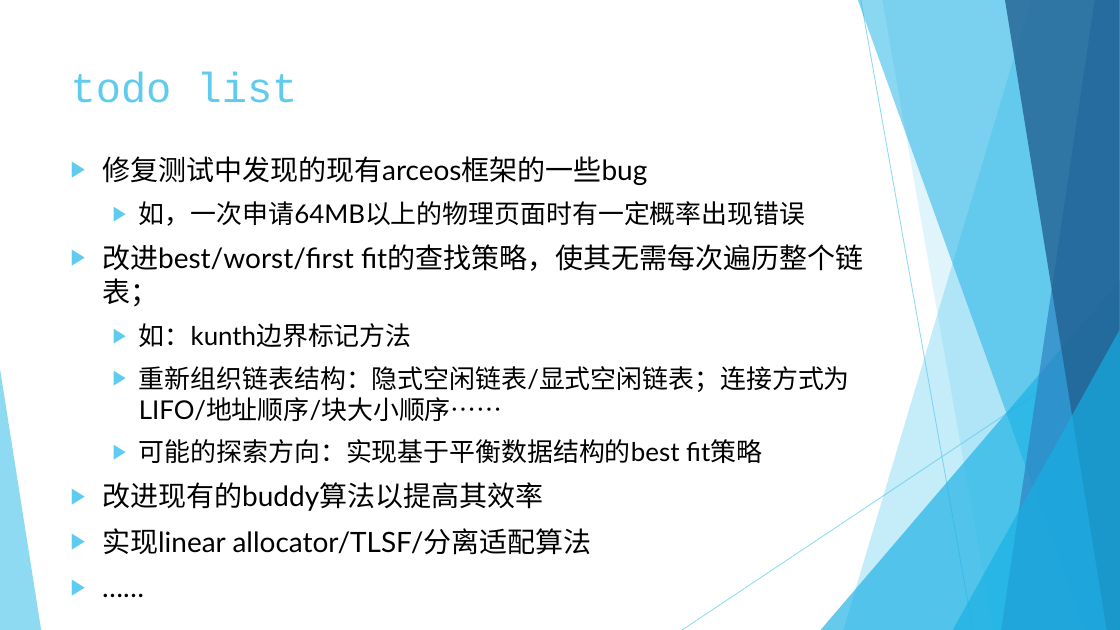
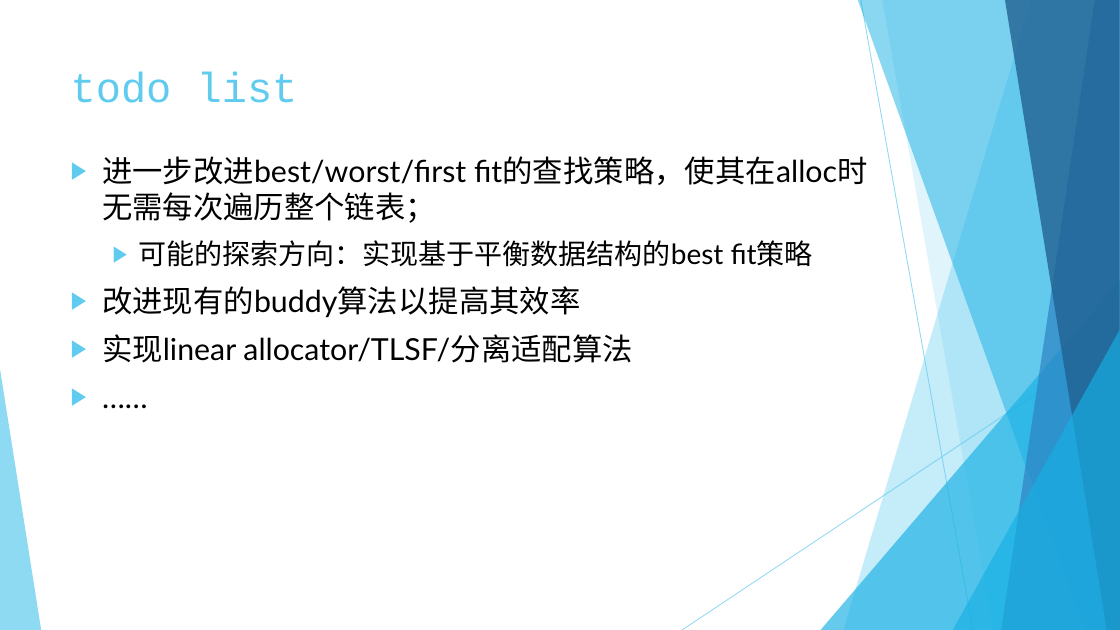
Before and after one commit to rcore-os/mem_malloc_subsystem, a slide deck: slide 30 of slides/week8.pptx (slide 22 before the commit). Drawn at 1120x630 pixels with LibreOffice and Linux fonts; fonts in the diff are those of the drawing. Boxes give left, top, right and bottom in pixels: in the first picture for what was removed or moved away, otherwise in the second. Text is boxed around its words. In the diff, an @@ line names an element or a change of style, - is before the commit and + after.

```diff
--- a/slides/week8.pptx
+++ b/slides/week8.pptx
@@ text at [102, 156, 868, 185]: text changed; size 22.2 to 26 pt @@
-▶ 修复测试中发现的现有arceos框架的一些bug
-  ▶ 如，一次申请64MB以上的物理页面时有一定概率出现错误
-▶ 改进best/worst/first fit的查找策略，使其无需每次遍历整个链表；
-  ▶ 如：kunth边界标记方法
-  ▶ 重新组织链表结构：隐式空闲链表/显式空闲链表；连接方式为LIFO/地址顺序/块大小顺序……
+▶ 进一步改进best/worst/first fit的查找策略，使其在alloc时无需每次遍历整个链表；
@@ text at [102, 240, 813, 363]: size 22.2 to 24 pt in "可能的探索方向：实现基于平衡数据结构的best fit策略"; size 24.1 to 26 pt in "改进现有的buddy算法以提高其效率", "实现linear allocator/TLSF/分离适配算法", "……" @@
```
Also in this commit, not shown: 2 other slides changed, 8 slides added, 1 slide removed.
